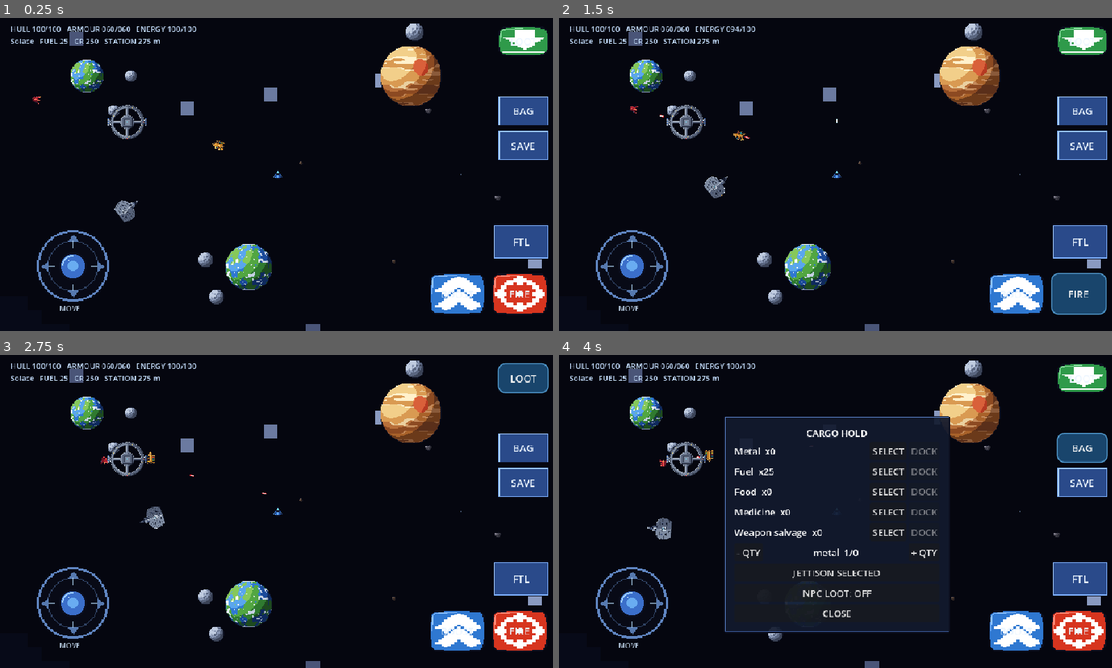
Above: before the commit, frames 1-4 (two rows, left to right).
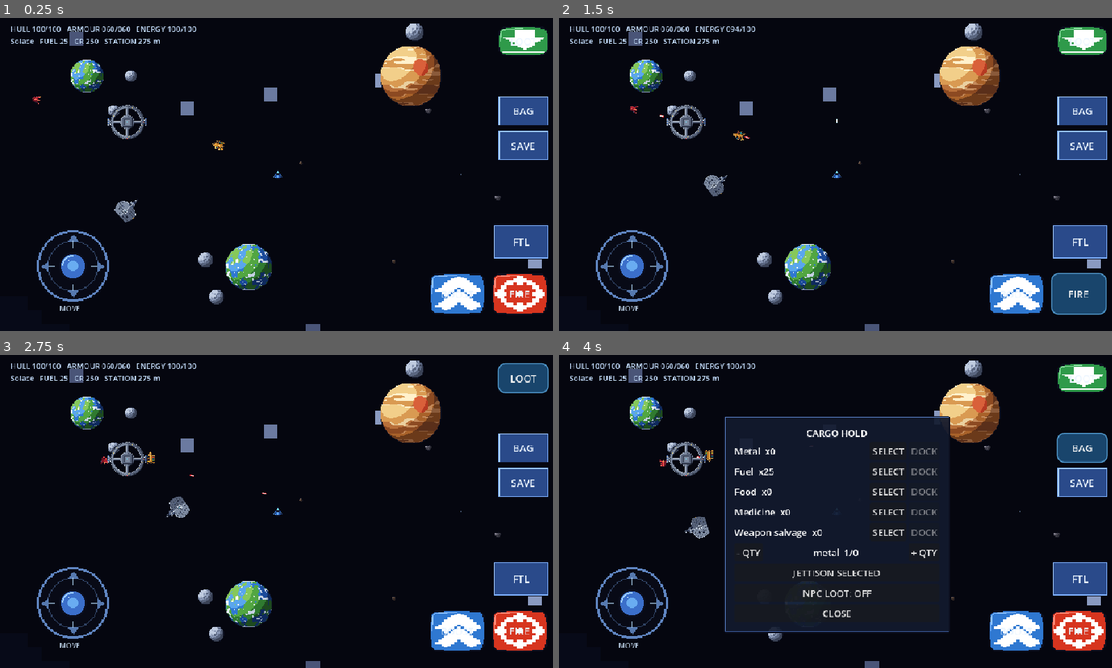
Above: after the commit, the same moments.

Repository: DARTVADER1-DROID/Star-Forge
Game: Godot game, scene res://scenes/main.tscn
The game is run twice, just before and just after one commit, with the same random seed, the same clock (stepped at 60 frames per second) and the same inputs.
Inputs:
- Up to frame 1 (0.25 s): no input
- Up to frame 2 (1.5 s): click "BOOST" at 0.5 s; click "FIRE" at 1.25 s
- Up to frame 3 (2.75 s): click "LOOT" at 2 s
- Up to frame 4 (4 s): click "FTL" at 2.75 s; click "BAG" at 3.5 s

The runs differ from the first frame. In frame 1, less than 0.1% of the frame differs, in the area x 20-25%, y 58-66%; in frame 2, 0.1%; in frame 3, 0.4%; in frame 4, 0.4%, in the area x 15-28%, y 51-59%.

Commit message:
Register every source texture for Android packaging

Diff:
--- a/scripts/autoload/asset_library.gd
+++ b/scripts/autoload/asset_library.gd
@@ -1,51 +1,134 @@
 extends Node
 
-# Explicit preload references are required for Android exports.
-# The exported PCK contains imported textures, not the original loose PNG files;
-# runtime directory scanning therefore cannot reliably discover them.
+# Explicit preloads are required for Android PCK exports. This registry mirrors
+# every texture in assets/asset_manifest.json; never runtime-scan source folders.
 const ASSETS: Dictionary = {
-    "bg_nebula_320x180.png": preload("res://assets/backgrounds/bg_nebula_320x180.png"),
-    "star_yellow_64.png": preload("res://assets/planets/star_yellow_64.png"),
-    "orbit_ring_96.png": preload("res://assets/planets/orbit_ring_96.png"),
-    "ship_player_runner.png": preload("res://assets/ships/ship_player_runner.png"),
-    "ship_cargo_hauler.png": preload("res://assets/ships/ship_cargo_hauler.png"),
-    "ship_pirate_interceptor.png": preload("res://assets/ships/ship_pirate_interceptor.png"),
-    "ship_military_frigate.png": preload("res://assets/ships/ship_military_frigate.png"),
-    "station_ring_hub.png": preload("res://assets/stations/station_ring_hub.png"),
-    "planet_terran_64.png": preload("res://assets/planets/planet_terran_64.png"),
-    "planet_gas_96.png": preload("res://assets/planets/planet_gas_96.png"),
-    "planet_moon_32.png": preload("res://assets/planets/planet_moon_32.png"),
+    "asteroid_large_01.png": preload("res://assets/asteroids/asteroid_large_01.png"),
+    "asteroid_large_02.png": preload("res://assets/asteroids/asteroid_large_02.png"),
+    "asteroid_large_03.png": preload("res://assets/asteroids/asteroid_large_03.png"),
+    "asteroid_large_04.png": preload("res://assets/asteroids/asteroid_large_04.png"),
+    "asteroid_ore_32.png": preload("res://assets/asteroids/asteroid_ore_32.png"),
     "asteroid_small_01.png": preload("res://assets/asteroids/asteroid_small_01.png"),
     "asteroid_small_02.png": preload("res://assets/asteroids/asteroid_small_02.png"),
     "asteroid_small_03.png": preload("res://assets/asteroids/asteroid_small_03.png"),
-    "asteroid_large_01.png": preload("res://assets/asteroids/asteroid_large_01.png"),
-    "salvage_container_generic.png": preload("res://assets/salvage/salvage_container_generic.png"),
-    "salvage_fuel.png": preload("res://assets/salvage/salvage_fuel.png"),
-    "salvage_metal.png": preload("res://assets/salvage/salvage_metal.png"),
-    "salvage_luxury.png": preload("res://assets/salvage/salvage_luxury.png"),
-    "salvage_equipment.png": preload("res://assets/salvage/salvage_equipment.png"),
-    "salvage_weapon.png": preload("res://assets/salvage/salvage_weapon.png"),
-    "salvage_food.png": preload("res://assets/salvage/salvage_food.png"),
-    "salvage_medicine.png": preload("res://assets/salvage/salvage_medicine.png"),
+    "wreckage_large.png": preload("res://assets/asteroids/wreckage_large.png"),
+    "wreckage_medium.png": preload("res://assets/asteroids/wreckage_medium.png"),
+    "wreckage_small.png": preload("res://assets/asteroids/wreckage_small.png"),
+    "bg_nebula_320x180.png": preload("res://assets/backgrounds/bg_nebula_320x180.png"),
+    "stars_far_128.png": preload("res://assets/backgrounds/stars_far_128.png"),
+    "stars_mid_128.png": preload("res://assets/backgrounds/stars_mid_128.png"),
+    "stars_near_128.png": preload("res://assets/backgrounds/stars_near_128.png"),
+    "damage_fire.png": preload("res://assets/effects/damage_fire.png"),
+    "damage_smoke.png": preload("res://assets/effects/damage_smoke.png"),
+    "exhaust_blue.png": preload("res://assets/effects/exhaust_blue.png"),
+    "exhaust_large_blue.png": preload("res://assets/effects/exhaust_large_blue.png"),
+    "exhaust_orange.png": preload("res://assets/effects/exhaust_orange.png"),
+    "exhaust_red.png": preload("res://assets/effects/exhaust_red.png"),
+    "explosion_large.png": preload("res://assets/effects/explosion_large.png"),
+    "explosion_small.png": preload("res://assets/effects/explosion_small.png"),
+    "damage_fire_00.png": preload("res://assets/effects/frames/damage_fire/damage_fire_00.png"),
+    "damage_fire_01.png": preload("res://assets/effects/frames/damage_fire/damage_fire_01.png"),
+    "damage_fire_02.png": preload("res://assets/effects/frames/damage_fire/damage_fire_02.png"),
+    "damage_fire_03.png": preload("res://assets/effects/frames/damage_fire/damage_fire_03.png"),
+    "damage_smoke_00.png": preload("res://assets/effects/frames/damage_smoke/damage_smoke_00.png"),
+    "damage_smoke_01.png": preload("res://assets/effects/frames/damage_smoke/damage_smoke_01.png"),
+    "damage_smoke_02.png": preload("res://assets/effects/frames/damage_smoke/damage_smoke_02.png"),
+    "damage_smoke_03.png": preload("res://assets/effects/frames/damage_smoke/damage_smoke_03.png"),
+    "exhaust_blue_00.png": preload("res://assets/effects/frames/exhaust_blue/exhaust_blue_00.png"),
+    "exhaust_blue_01.png": preload("res://assets/effects/frames/exhaust_blue/exhaust_blue_01.png"),
+    "exhaust_blue_02.png": preload("res://assets/effects/frames/exhaust_blue/exhaust_blue_02.png"),
+    "exhaust_blue_03.png": preload("res://assets/effects/frames/exhaust_blue/exhaust_blue_03.png"),
+    "exhaust_large_blue_00.png": preload("res://assets/effects/frames/exhaust_large_blue/exhaust_large_blue_00.png"),
+    "exhaust_large_blue_01.png": preload("res://assets/effects/frames/exhaust_large_blue/exhaust_large_blue_01.png"),
+    "exhaust_large_blue_02.png": preload("res://assets/effects/frames/exhaust_large_blue/exhaust_large_blue_02.png"),
+    "exhaust_large_blue_03.png": preload("res://assets/effects/frames/exhaust_large_blue/exhaust_large_blue_03.png"),
+    "exhaust_orange_00.png": preload("res://assets/effects/frames/exhaust_orange/exhaust_orange_00.png"),
+    "exhaust_orange_01.png": preload("res://assets/effects/frames/exhaust_orange/exhaust_orange_01.png"),
+    "exhaust_orange_02.png": preload("res://assets/effects/frames/exhaust_orange/exhaust_orange_02.png"),
+    "exhaust_orange_03.png": preload("res://assets/effects/frames/exhaust_orange/exhaust_orange_03.png"),
+    "exhaust_red_00.png": preload("res://assets/effects/frames/exhaust_red/exhaust_red_00.png"),
+    "exhaust_red_01.png": preload("res://assets/effects/frames/exhaust_red/exhaust_red_01.png"),
+    "exhaust_red_02.png": preload("res://assets/effects/frames/exhaust_red/exhaust_red_02.png"),
+    "exhaust_red_03.png": preload("res://assets/effects/frames/exhaust_red/exhaust_red_03.png"),
+    "explosion_large_00.png": preload("res://assets/effects/frames/explosion_large/explosion_large_00.png"),
+    "explosion_large_01.png": preload("res://assets/effects/frames/explosion_large/explosion_large_01.png"),
+    "explosion_large_02.png": preload("res://assets/effects/frames/explosion_large/explosion_large_02.png"),
+    "explosion_large_03.png": preload("res://assets/effects/frames/explosion_large/explosion_large_03.png"),
+    "explosion_large_04.png": preload("res://assets/effects/frames/explosion_large/explosion_large_04.png"),
+    "explosion_large_05.png": preload("res://assets/effects/frames/explosion_large/explosion_large_05.png"),
+    "explosion_large_06.png": preload("res://assets/effects/frames/explosion_large/explosion_large_06.png"),
+    "explosion_large_07.png": preload("res://assets/effects/frames/explosion_large/explosion_large_07.png"),
+    "explosion_small_00.png": preload("res://assets/effects/frames/explosion_small/explosion_small_00.png"),
+    "explosion_small_01.png": preload("res://assets/effects/frames/explosion_small/explosion_small_01.png"),
+    "explosion_small_02.png": preload("res://assets/effects/frames/explosion_small/explosion_small_02.png"),
+    "explosion_small_03.png": preload("res://assets/effects/frames/explosion_small/explosion_small_03.png"),
+    "explosion_small_04.png": preload("res://assets/effects/frames/explosion_small/explosion_small_04.png"),
+    "explosion_small_05.png": preload("res://assets/effects/frames/explosion_small/explosion_small_05.png"),
+    "explosion_small_06.png": preload("res://assets/effects/frames/explosion_small/explosion_small_06.png"),
+    "explosion_small_07.png": preload("res://assets/effects/frames/explosion_small/explosion_small_07.png"),
+    "muzzle_large_00.png": preload("res://assets/effects/frames/muzzle_large/muzzle_large_00.png"),
+    "muzzle_large_01.png": preload("res://assets/effects/frames/muzzle_large/muzzle_large_01.png"),
+    "muzzle_large_02.png": preload("res://assets/effects/frames/muzzle_large/muzzle_large_02.png"),
+    "muzzle_small_00.png": preload("res://assets/effects/frames/muzzle_small/muzzle_small_00.png"),
+    "muzzle_small_01.png": preload("res://assets/effects/frames/muzzle_small/muzzle_small_01.png"),
+    "muzzle_small_02.png": preload("res://assets/effects/frames/muzzle_small/muzzle_small_02.png"),
+    "muzzle_large.png": preload("res://assets/effects/muzzle_large.png"),
+    "muzzle_small.png": preload("res://assets/effects/muzzle_small.png"),
+    "orbit_ring_96.png": preload("res://assets/planets/orbit_ring_96.png"),
+    "planet_gas_96.png": preload("res://assets/planets/planet_gas_96.png"),
+    "planet_moon_32.png": preload("res://assets/planets/planet_moon_32.png"),
+    "planet_terran_64.png": preload("res://assets/planets/planet_terran_64.png"),
+    "star_yellow_64.png": preload("res://assets/planets/star_yellow_64.png"),
+    "proj_heavy_shell.png": preload("res://assets/projectiles/proj_heavy_shell.png"),
     "proj_laser_blue.png": preload("res://assets/projectiles/proj_laser_blue.png"),
     "proj_laser_red.png": preload("res://assets/projectiles/proj_laser_red.png"),
+    "proj_missile.png": preload("res://assets/projectiles/proj_missile.png"),
+    "proj_pulse_orb.png": preload("res://assets/projectiles/proj_pulse_orb.png"),
+    "proj_rail_slug.png": preload("res://assets/projectiles/proj_rail_slug.png"),
+    "container_large_24.png": preload("res://assets/salvage/container_large_24.png"),
+    "salvage_container_generic.png": preload("res://assets/salvage/salvage_container_generic.png"),
+    "salvage_equipment.png": preload("res://assets/salvage/salvage_equipment.png"),
+    "salvage_food.png": preload("res://assets/salvage/salvage_food.png"),
+    "salvage_fuel.png": preload("res://assets/salvage/salvage_fuel.png"),
+    "salvage_luxury.png": preload("res://assets/salvage/salvage_luxury.png"),
+    "salvage_medicine.png": preload("res://assets/salvage/salvage_medicine.png"),
+    "salvage_metal.png": preload("res://assets/salvage/salvage_metal.png"),
+    "salvage_weapon.png": preload("res://assets/salvage/salvage_weapon.png"),
+    "ship_cargo_hauler.png": preload("res://assets/ships/ship_cargo_hauler.png"),
+    "ship_civilian_transport.png": preload("res://assets/ships/ship_civilian_transport.png"),
+    "ship_military_destroyer.png": preload("res://assets/ships/ship_military_destroyer.png"),
+    "ship_military_frigate.png": preload("res://assets/ships/ship_military_frigate.png"),
+    "ship_pirate_interceptor.png": preload("res://assets/ships/ship_pirate_interceptor.png"),
+    "ship_player_runner.png": preload("res://assets/ships/ship_player_runner.png"),
+    "station_ring_hub.png": preload("res://assets/stations/station_ring_hub.png"),
+    "ui_btn_boost_down.png": preload("res://assets/ui/ui_btn_boost_down.png"),
+    "ui_btn_boost_up.png": preload("res://assets/ui/ui_btn_boost_up.png"),
+    "ui_btn_fire_down.png": preload("res://assets/ui/ui_btn_fire_down.png"),
+    "ui_btn_fire_up.png": preload("res://assets/ui/ui_btn_fire_up.png"),
+    "ui_btn_loot_down.png": preload("res://assets/ui/ui_btn_loot_down.png"),
+    "ui_btn_loot_up.png": preload("res://assets/ui/ui_btn_loot_up.png"),
+    "ui_button_9slice_disabled.png": preload("res://assets/ui/ui_button_9slice_disabled.png"),
     "ui_button_9slice_normal.png": preload("res://assets/ui/ui_button_9slice_normal.png"),
     "ui_button_9slice_pressed.png": preload("res://assets/ui/ui_button_9slice_pressed.png"),
-    "ui_btn_boost_up.png": preload("res://assets/ui/ui_btn_boost_up.png"),
-    "ui_btn_boost_down.png": preload("res://assets/ui/ui_btn_boost_down.png"),
-    "ui_btn_fire_up.png": preload("res://assets/ui/ui_btn_fire_up.png"),
-    "ui_btn_fire_down.png": preload("res://assets/ui/ui_btn_fire_down.png"),
-    "ui_btn_loot_up.png": preload("res://assets/ui/ui_btn_loot_up.png"),
-    "ui_btn_loot_down.png": preload("res://assets/ui/ui_btn_loot_down.png"),
-    "ui_joystick_base.png": preload("res://assets/ui/ui_joystick_base.png"),
-    "ui_joystick_knob.png": preload("res://assets/ui/ui_joystick_knob.png"),
-    "ui_panel_9slice.png": preload("res://assets/ui/ui_panel_9slice.png"),
     "ui_icon_credits.png": preload("res://assets/ui/ui_icon_credits.png"),
     "ui_icon_energy.png": preload("res://assets/ui/ui_icon_energy.png"),
     "ui_icon_fuel.png": preload("res://assets/ui/ui_icon_fuel.png"),
     "ui_icon_health.png": preload("res://assets/ui/ui_icon_health.png"),
     "ui_icon_inventory.png": preload("res://assets/ui/ui_icon_inventory.png"),
-    "ui_icon_weapon.png": preload("res://assets/ui/ui_icon_weapon.png")
+    "ui_icon_weapon.png": preload("res://assets/ui/ui_icon_weapon.png"),
+    "ui_joystick_base.png": preload("res://assets/ui/ui_joystick_base.png"),
+    "ui_joystick_knob.png": preload("res://assets/ui/ui_joystick_knob.png"),
+    "ui_offscreen_arrow.png": preload("res://assets/ui/ui_offscreen_arrow.png"),
+    "ui_panel_9slice.png": preload("res://assets/ui/ui_panel_9slice.png"),
+    "ui_reticle_lock.png": preload("res://assets/ui/ui_reticle_lock.png"),
+    "ui_reticle_target.png": preload("res://assets/ui/ui_reticle_target.png"),
+    "ui_selection_ring.png": preload("res://assets/ui/ui_selection_ring.png"),
+    "wpn_heavy_cannon.png": preload("res://assets/weapons/wpn_heavy_cannon.png"),
+    "wpn_laser_cannon.png": preload("res://assets/weapons/wpn_laser_cannon.png"),
+    "wpn_missile_launcher.png": preload("res://assets/weapons/wpn_missile_launcher.png"),
+    "wpn_pulse_cannon.png": preload("res://assets/weapons/wpn_pulse_cannon.png"),
+    "wpn_railgun.png": preload("res://assets/weapons/wpn_railgun.png"),
+    "wpn_turret_autocannon.png": preload("res://assets/weapons/wpn_turret_autocannon.png"),
 }
 
 func load_texture(file_name: String) -> Texture2D:
@@ -53,3 +136,19 @@
 
 func has_asset(file_name: String) -> bool:
     return ASSETS.has(file_name)
+
+func get_asset_count() -> int:
+    return ASSETS.size()
+
+func validate_manifest(data: Dictionary) -> Array[String]:
+    var failures: Array[String] = []
+    for entry: Variant in data.get("assets", []):
+        if not entry is Dictionary:
+            failures.append("Invalid asset manifest entry.")
+            continue
+        var file_name := str(entry.get("path", "")).get_file()
+        if not ASSETS.has(file_name):
+            failures.append("Asset is not registered for Android export: " + file_name)
+        elif ASSETS[file_name] == null:
+            failures.append("Asset preload is null: " + file_name)
+    return failures
